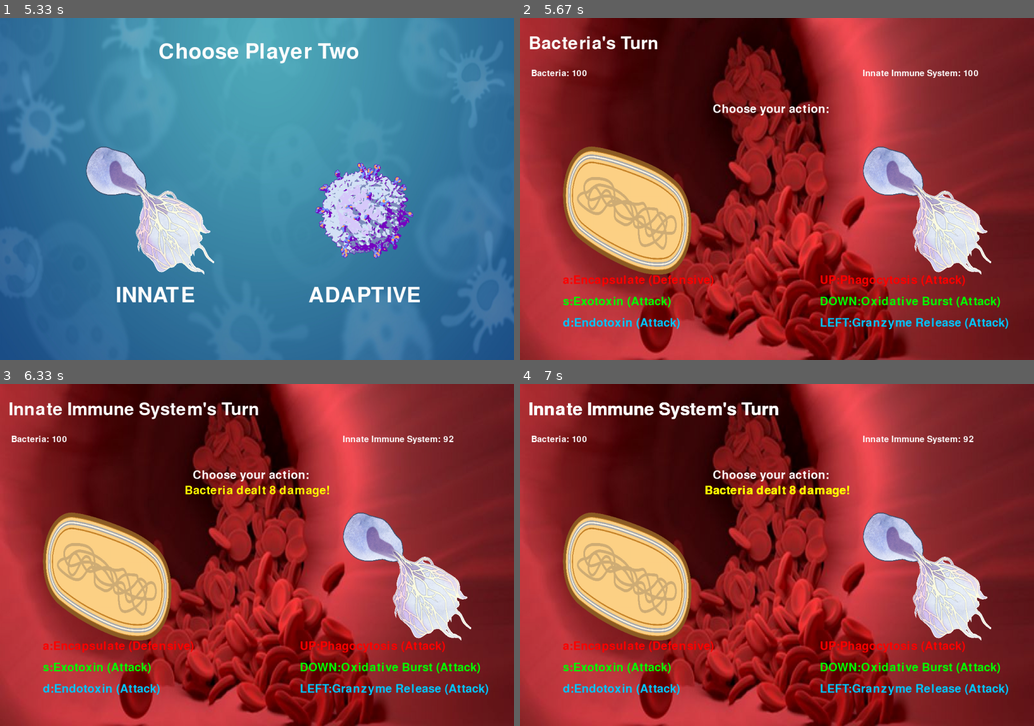
Above: before the commit, frames 1-4 (two rows, left to right).
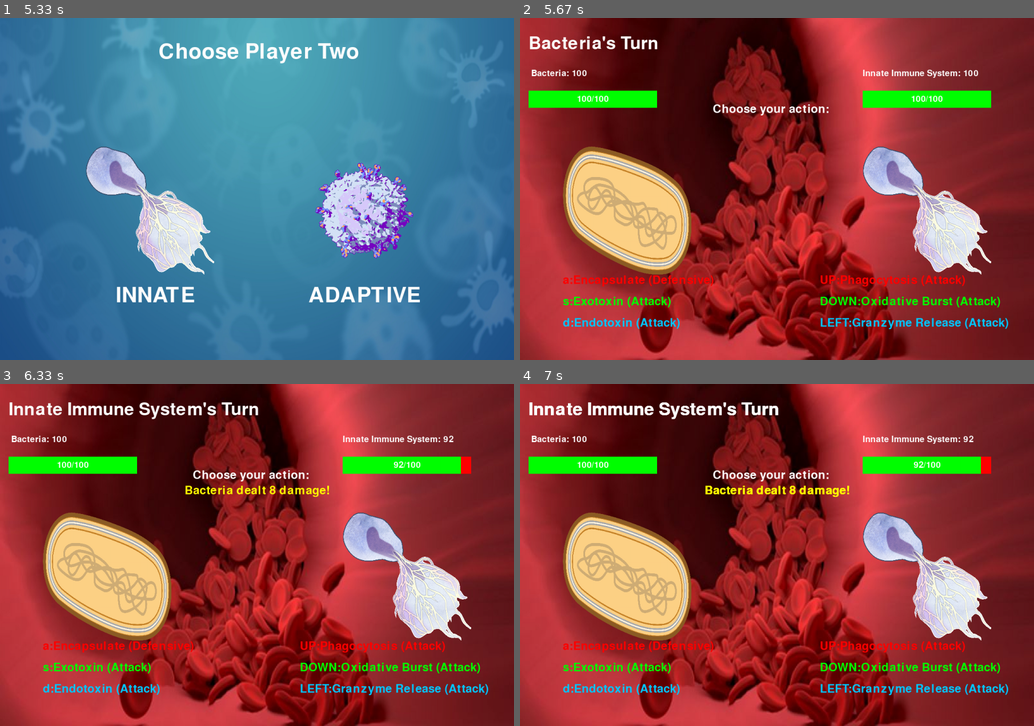
Above: after the commit, the same moments.

Repository: cmdcolin/ImmuneEscape
Game: pygame game, started from test_2_game.py
Same seed, same stepped clock (60 frames per second), same inputs: the game is played once before the commit and once after it.
Inputs (mouse positions are in pixels of both pictures, inside the frame that each line leads up to):
- Up to frame 1 (5.33 s): click "Enter" at 0.38 s; click (149, 168) at 0.72 s; click (364, 168) at 1.05 s; click (133, 192) at 1.38 s; click (318, 219) at 2.22 s; click (133, 120) at 2.55 s; click (277, 175) at 5.22 s
- Up to frame 2 (5.67 s): click (627, 168) at 5.55 s
- Up to frame 3 (6.33 s): hold D 5.83-6.3 s
- Up to frame 4 (7 s): hold A 6.33-6.87 s; hold S from 6.9 s (still down)

Frame 1 is identical in both runs. In frame 2, 2.6% of the frame differs, in the area x 1-92%, y 21-27%; in frame 3, 2.6%; in frame 4, 2.6%.

Commit message:
added health bars and added max health at bottom

Diff:
--- a/test_2_game.py
+++ b/test_2_game.py
@@ -31,7 +31,8 @@
 BLACK = (0,0,0)
 RED = (255,0,0)
 BLUE = (0,0,255)
-YELLOW = (0,255,0)
+GREEN = (0,255,0)
+
 
 
 #text that appears in the game
@@ -166,6 +167,7 @@
 
     screen.blit(text_surface, text_rect)
 
+
 def handle_player_turn(player,opponent):
     global player1_health, player2_health
     global message_timer, message
@@ -183,8 +185,39 @@
     screen.blit(player_1_assigned['Loaded_Image'],player_1_rect)
     screen.blit(player_2_assigned['Loaded_Image'],player_2_rect)
     pygame.display.flip()
+
+   #created halth bar(has to be right above game loop)
+    class HealthBar():
+        def __init__(self,x,y,w,h,current_hp,max_hp,font):
+            self.x=x
+            self.y=y
+            self.w=w
+            self.h=h
+            self.hp=current_hp
+            self.max_hp=max_hp
+            self.font = font
+
+        def update(self, new_hp):
+            self.hp = max(0, min(new_hp, self.max_hp))
+
+        def draw(self, surface):
+            ratio = max(0, self.hp / self.max_hp)
+            pygame.draw.rect(surface, "RED",(self.x, self.y, self.w, self.h))
+            pygame.draw.rect(surface, "GREEN", (self.x, self.y, self.w*ratio, self.h))
+
+            hp_text = f"{int(self.hp)}/{self.max_hp}"
+            text_surf = self.font.render(hp_text, True, (255,255,255))
+            text_rect = text_surf.get_rect(center = (self.x + self.w // 2, self.y + self.h//2))
+            surface.blit(text_surf, text_rect)
+
+    health_bar_player1 = HealthBar(20,170,300,40,player1_health,max_player1_health,font_small)
+    health_bar_player2= HealthBar(800,170,300,40,player2_health,max_player2_health,font_small)
+
+
     #turn based loops
     isturnover = False
+    # health_bar_player1.draw(screen)
+    # health_bar_player2.draw(screen)
     while not isturnover:
         for event in pygame.event.get():
             if event.type == pygame.QUIT:
@@ -196,9 +229,11 @@
                         damage = int(player_1_assigned['Damage'][0])
                         if damage >= 1:
                             player2_health -= damage
+                            health_bar_player2.update(player2_health)
                             message = f"{player_1_assigned['Name']} dealt {damage} damage!"
                         else:
                             player1_health -= damage
+                            health_bar_player1.update(player1_health)
                             message = f"{player_1_assigned['Name']} healed {abs(damage)} HP!"
                         message_timer = pygame.time.get_ticks()
                         isturnover = True
@@ -206,9 +241,11 @@
                         damage = int(player_1_assigned['Damage'][1])
                         if damage >= 1:
                             player2_health -= damage
+                            health_bar_player2.update(player2_health)
                             message = f"{player_1_assigned['Name']} dealt {damage} damage!"
                         else:
                             player1_health -= damage
+                            health_bar_player1.update(player1_health)
                             message = f"{player_1_assigned['Name']} healed {abs(damage)} HP!"
                         message_timer = pygame.time.get_ticks()
                         isturnover = True
@@ -216,9 +253,11 @@
                         damage = int(player_1_assigned['Damage'][2])
                         if damage >= 1:
                             player2_health -= damage
+                            health_bar_player2.update(player2_health)
                             message = f"{player_1_assigned['Name']} dealt {damage} damage!"
                         else:
                             player1_health -= damage
+                            health_bar_player1.update(player1_health)
                             message = f"{player_1_assigned['Name']} healed {abs(damage)} HP!"
                         message_timer = pygame.time.get_ticks()
                         isturnover = True
@@ -227,9 +266,11 @@
                         damage = int(player_2_assigned['Damage'][0])
                         if damage >= 1:
                             player1_health -= damage
+                            health_bar_player1.update(player1_health)
                             message = f"{player_2_assigned['Name']} dealt {damage} damage!"
                         else:
                             player2_health -= damage
+                            health_bar_player2.update(player2_health)
                             message = f"{player_2_assigned['Name']} healed {abs(damage)} HP!"
                         message_timer = pygame.time.get_ticks()
                         isturnover = True
@@ -237,9 +278,11 @@
                         damage = int(player_2_assigned['Damage'][1])
                         if damage >= 1:
                             player1_health -= damage
+                            health_bar_player1.update(player1_health)
                             message = f"{player_2_assigned['Name']} dealt {damage} HP!"
                         else:
                             player2_health -= damage
+                            health_bar_player2.update(player2_health)
                             message = f"{player_2_assigned['Name']} healed {abs(damage)} HP!"
                         message_timer = pygame.time.get_ticks()
                         isturnover = True
@@ -247,12 +290,16 @@
                         damage = int(player_2_assigned['Damage'][2])
                         if damage >= 1:
                             player1_health -= damage
+                            health_bar_player1.update(player1_health)
                             message = f"{player_2_assigned['Name']} dealt {damage} HP!"
                         else:
                             player2_health -= damage
+                            health_bar_player2.update(player2_health)
                             message = f"{player_2_assigned['Name']} healed {abs(damage)} HP!"
                         message_timer = pygame.time.get_ticks()
                         isturnover = True
+            health_bar_player1.draw(screen)
+            health_bar_player2.draw(screen)
             if current_turn == 1:
                 render_text_button(f"{player_1_assigned['Name']}'s Turn", font_large, (255, 255, 255), 20, 40)
             else:
@@ -260,13 +307,13 @@
 
             if pygame.time.get_ticks() - message_timer < MESSAGE_DURATION:
                 render_text_button(message, font_medium, (255,255,0), None ,250)
+
             pygame.display.update()
-            clock.tick(30)
+            clock.tick(300)
 
 
 def player_fight():
     global current_turn , player1_health, player2_health
-
     while True:
         if player1_health<= 0 or player2_health <=0:
             winner = 'Player 1' if player2_health <= 0 else 'Player 2'
@@ -275,7 +322,7 @@
             winner_text_rect = winner_text.get_rect(center=(width//2, height//2))
             screen.blit(winner_text, winner_text_rect)
             pygame.display.flip()
-            pygame.time.wait(3000)
+            pygame.time.wait(30)
             break
         if current_turn == 1:
             handle_player_turn(1,2)
@@ -486,8 +533,10 @@
     if current_state == fight_screen:
         player_1_rect = (100,300)
         player_2_rect = (800,300)
-        player1_health = int(player_1_assigned['Health'])
-        player2_health = int(player_2_assigned['Health'])
+        max_player1_health = int(player_1_assigned['Health'])
+        max_player2_health = int(player_2_assigned['Health'])
+        player1_health=max_player1_health
+        player2_health=max_player2_health
         #handle_player_turn(player_1_assigned,player_2_assigned)
         player_fight()
 
